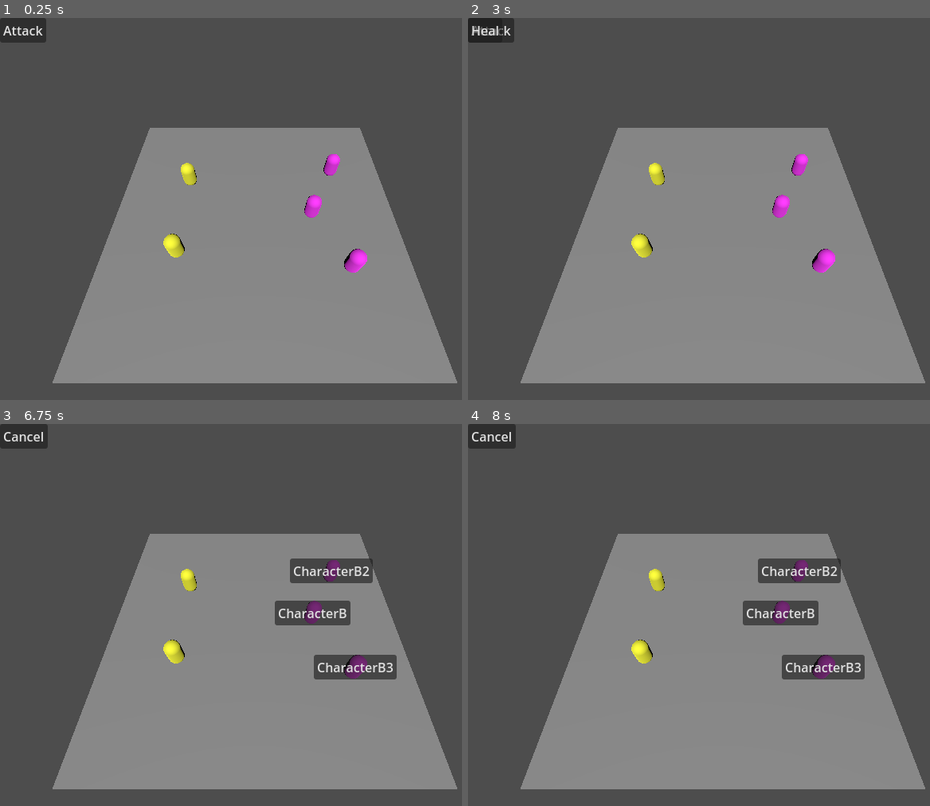
Above: before the commit, frames 1-4 (two rows, left to right).
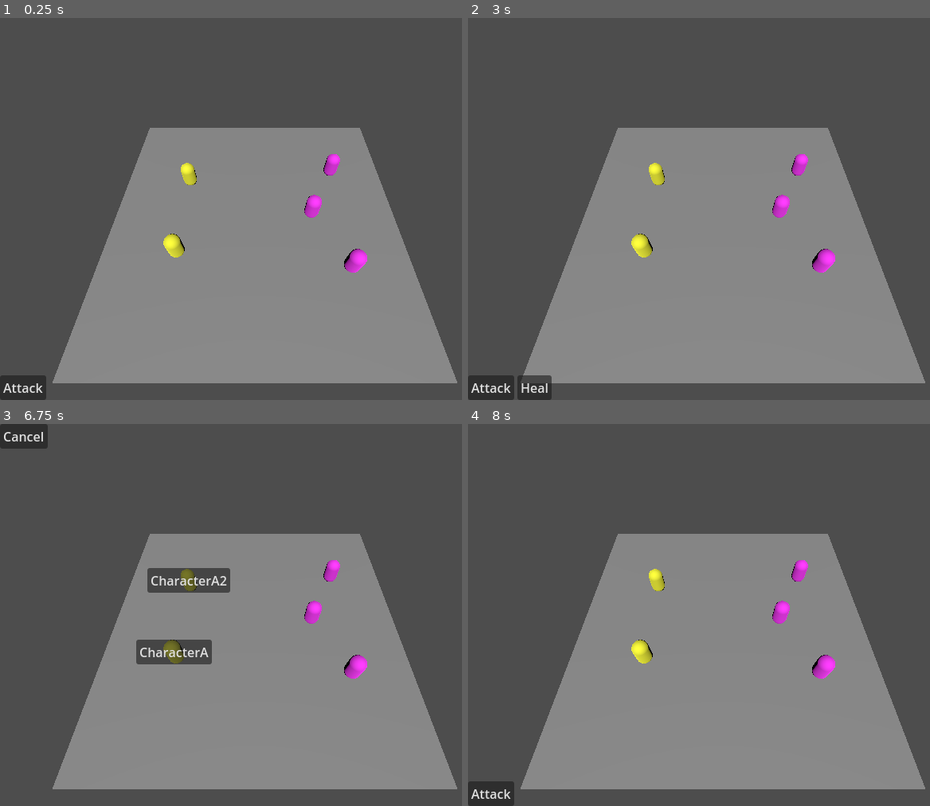
Above: after the commit, the same moments.

Repository: LordArugula/tb-rpg-godot
Game: Godot game, scene res://scenes/main.tscn
Two runs of this game, one before a commit and one after it. Both use one fixed random seed, a clock stepped at 60 frames per second and the inputs below.
Inputs (mouse positions are in pixels of both pictures, inside the frame that each line leads up to):
- Up to frame 1 (0.25 s): no input
- Up to frame 2 (3 s): click "Attack" at 0.5 s; click "CharacterB" at 1.25 s; click "Attack" at 2 s; click "CharacterB2" at 2.75 s
- Up to frame 3 (6.75 s): click "Heal" at 3.5 s; click "CharacterB3" at 4.25 s; click "Heal" at 5 s; click "CharacterB" at 5.75 s; click "Attack" at 6.5 s
- Up to frame 4 (8 s): click (643, 653) at 7.25 s, where only the run after the commit has a clickable "CharacterA"

The runs differ from the first frame. In frame 1, 1.2% of the frame differs, in the area x 0-10%, y 0-100%; in frame 2, 1.7%; in frame 3, 5.4%, in the area x 29-86%, y 35-67%; in frame 4, 4.5%.

Commit message:
update placeholder ui can now tab to make selections

Diff:
--- a/scenes/main.tscn
+++ b/scenes/main.tscn
@@ -1,7 +1,7 @@
 [gd_scene load_steps=10 format=3 uid="uid://cqcysic4rjbu8"]
 
 [ext_resource type="PackedScene" uid="uid://bstbupk84d55" path="res://scenes/environment.tscn" id="1_rchuw"]
-[ext_resource type="Script" uid="uid://djv1t5onqxfva" path="res://scripts/user_interface/actor_actions_menu.gd" id="2_tipki"]
+[ext_resource type="PackedScene" uid="uid://8m5uosdfig4" path="res://scenes/user_interfaces/actor_actions_menu.tscn" id="2_85g3d"]
 [ext_resource type="Script" uid="uid://djxf0bx482oy3" path="res://scripts/battle_manager.gd" id="2_wsbfn"]
 [ext_resource type="Script" uid="uid://w5c1rbmwsb57" path="res://scripts/user_interface/actor_target_menu.gd" id="3_85g3d"]
 [ext_resource type="PackedScene" uid="uid://dgcsda3cijeif" path="res://scenes/characters/character_a.tscn" id="3_jyhfs"]
@@ -29,13 +29,8 @@
 grow_vertical = 2
 mouse_filter = 2
 
-[node name="ActorActionsMenu" type="Control" parent="UserInterface"]
-layout_mode = 3
-anchors_preset = 0
-offset_right = 40.0
-offset_bottom = 40.0
-mouse_filter = 2
-script = ExtResource("2_tipki")
+[node name="ActorActionsMenu" parent="UserInterface" instance=ExtResource("2_85g3d")]
+layout_mode = 1
 
 [node name="ActorTargetMenu" type="Control" parent="UserInterface"]
 layout_mode = 1
@@ -44,6 +39,7 @@
 anchor_bottom = 1.0
 grow_horizontal = 2
 grow_vertical = 2
+focus_mode = 1
 mouse_filter = 2
 script = ExtResource("3_85g3d")
 
@@ -52,6 +48,7 @@
 anchors_preset = 0
 offset_right = 40.0
 offset_bottom = 40.0
+focus_mode = 1
 mouse_filter = 2
 script = ExtResource("4_choun")
 
@@ -60,6 +57,7 @@
 anchors_preset = 0
 offset_right = 40.0
 offset_bottom = 40.0
+focus_mode = 1
 mouse_filter = 2
 script = ExtResource("5_ya4ey")
 
--- /dev/null
+++ b/scenes/user_interfaces/actor_actions_menu.tscn
@@ -0,0 +1,23 @@
+[gd_scene load_steps=2 format=3 uid="uid://8m5uosdfig4"]
+
+[ext_resource type="Script" uid="uid://djv1t5onqxfva" path="res://scripts/user_interface/actor_actions_menu.gd" id="1_1305w"]
+
+[node name="ActorActionsMenu" type="Control"]
+layout_mode = 3
+anchors_preset = 15
+anchor_right = 1.0
+anchor_bottom = 1.0
+grow_horizontal = 2
+grow_vertical = 2
+mouse_filter = 2
+script = ExtResource("1_1305w")
+
+[node name="ActionsContainer" type="HBoxContainer" parent="."]
+layout_mode = 1
+anchors_preset = 12
+anchor_top = 1.0
+anchor_right = 1.0
+anchor_bottom = 1.0
+grow_horizontal = 2
+grow_vertical = 0
+focus_mode = 1
--- a/scripts/user_interface/actor_actions_menu.gd
+++ b/scripts/user_interface/actor_actions_menu.gd
@@ -1,4 +1,7 @@
-extends Node
+extends Control;
+
+@onready
+var container: Control = $ActionsContainer;
 
 @onready
 var battle_manager: BattleManager = $"/root/Main/BattleManager";
@@ -11,11 +14,13 @@
 
 func _on_battle_manager_actor_turn_started(actor: ActorController):
 	show_menu(actor);
+	container.grab_focus();
 	pass
 
 
 func _on_battle_manager_actor_ability_unselected(actor: ActorController, _ability: AbilityController):
 	show_menu(actor);
+	container.grab_focus();
 	pass
 
 
@@ -29,13 +34,13 @@
 			pass
 		);
 
-		self.add_child(button);
+		container.add_child(button);
 		pass
 	pass
 
 
 func hide_menu():
-	for child in self.get_children():
+	for child in container.get_children():
 		child.queue_free();
 
 	pass
--- a/scripts/user_interface/actor_cancel_action_menu.gd
+++ b/scripts/user_interface/actor_cancel_action_menu.gd
@@ -1,4 +1,4 @@
-extends Node
+extends Control;
 
 @onready
 var battle_manager: BattleManager = $"/root/Main/BattleManager";
--- a/scripts/user_interface/actor_target_menu.gd
+++ b/scripts/user_interface/actor_target_menu.gd
@@ -1,4 +1,4 @@
-extends Node
+extends Control;
 
 @onready
 var battle_manager: BattleManager = $"/root/Main/BattleManager";
@@ -14,6 +14,7 @@
 
 func _on_battle_manager_actor_ability_selected(actor: ActorController, ability: AbilityController):
 	show_menu(actor, ability);
+	grab_focus();
 	pass
 
 
@@ -47,7 +48,7 @@
 	pass
 
 
-func set_button_position(button: Button, position: Vector2):
+func set_button_position(button: Button, targetPosition: Vector2):
 	var offset = button.size / 2;
-	button.set_position(position - offset);
+	button.set_position(targetPosition - offset);
 	pass
